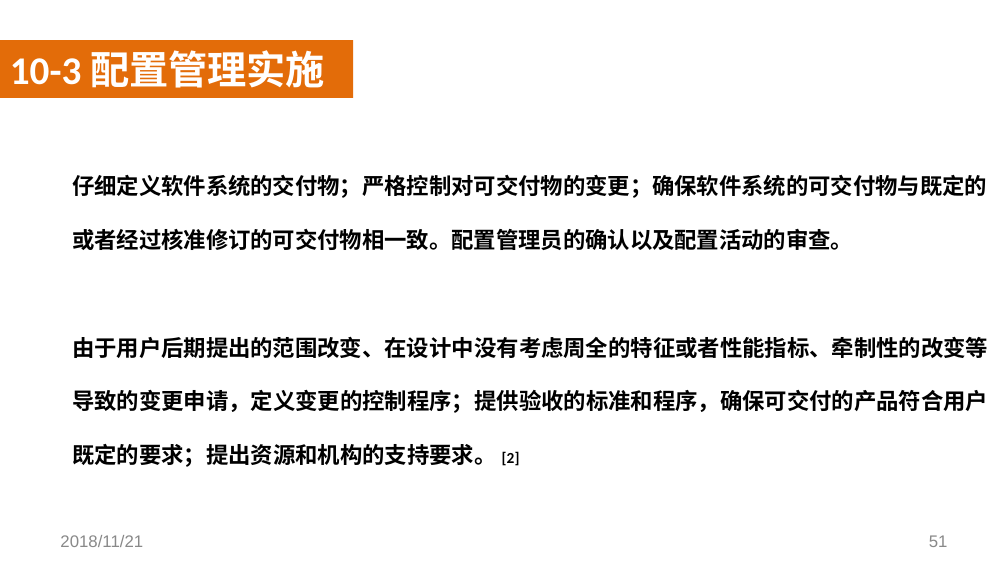
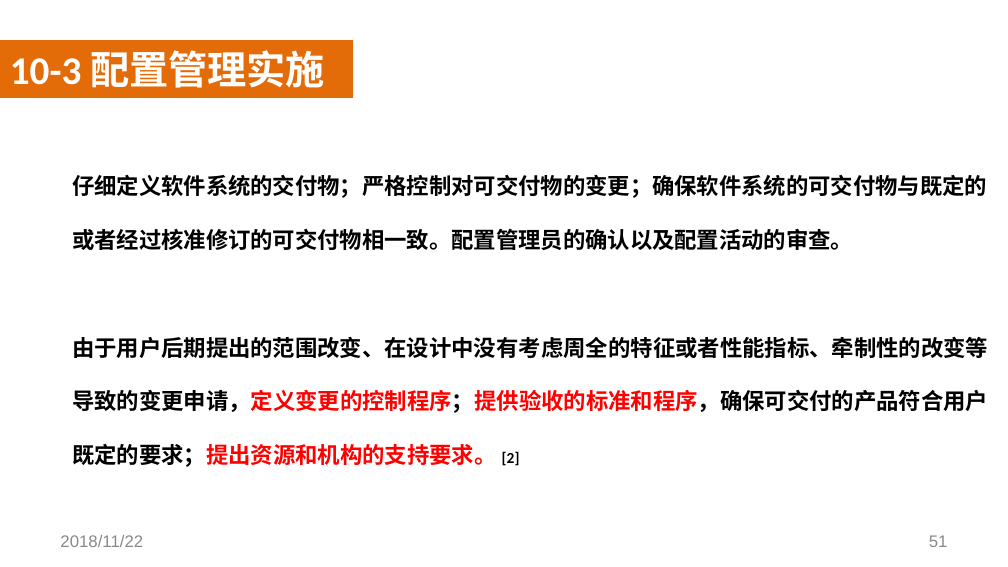
Before and after one commit to SoftwareRequirtmentsG02/Document, a slide deck: slide 51 of 案例教学系统/受控文档/分析设计/PPT/PRD2018-G02-需求工程PPT(III).pptx. Drawn at 1008x567 pixels with LibreOffice and Linux fonts; fonts in the diff are those of the drawing; background and template pictures are left out. Boxes give left, top, right and bottom in pixels: in the first picture for what was removed or moved away, otherwise in the second. Text is boxed around its words. In the diff, an @@ line names an element or a change of style, - is before the commit and + after.

```diff
--- a/案例教学系统/受控文档/分析设计/PPT/PRD2018-G02-需求工程PPT(III).pptx
+++ b/案例教学系统/受控文档/分析设计/PPT/PRD2018-G02-需求工程PPT(III).pptx
@@ text at [72, 337, 988, 467]: text colour #000000 to #FF0000 in "由于用户后期提出的范围改变、在设计中没有考虑周全的特征或者性能指标、牵制性的改变等导致的变更申请，定义变更的控制程序；提 ..." @@
@@ text at [60, 535, 143, 547]: text changed @@
-2018/11/21
+2018/11/22
```
Also in this commit, not shown: 60 other slides changed, 6 other files.
